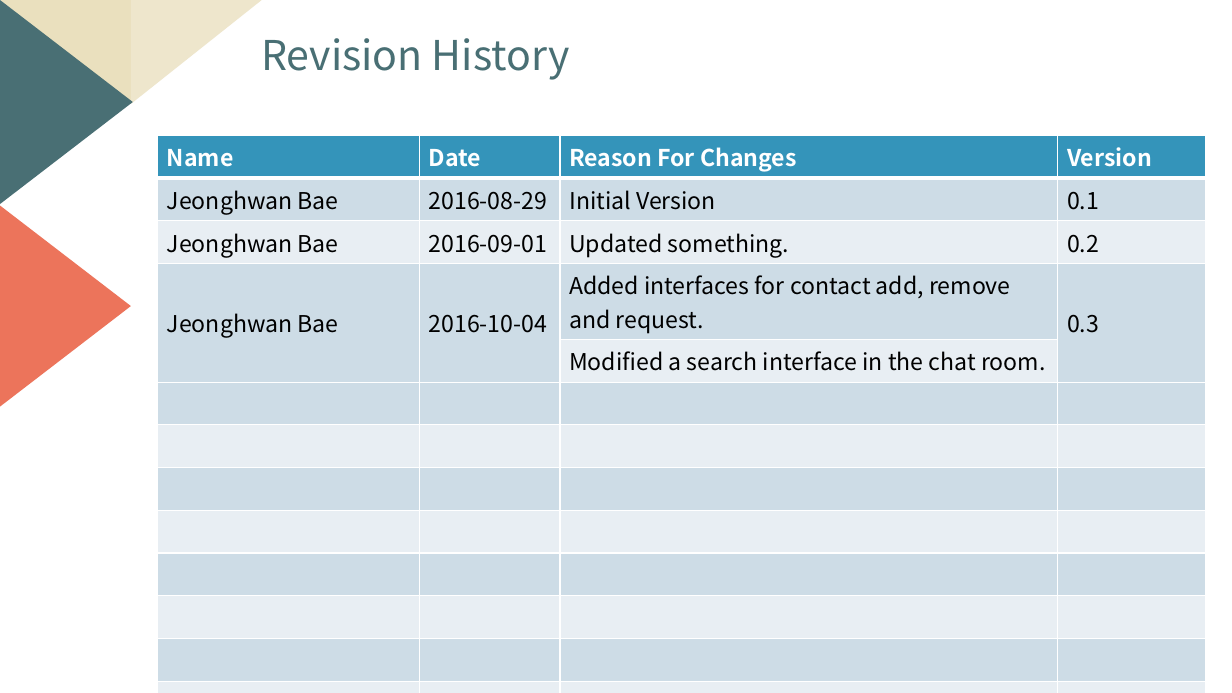
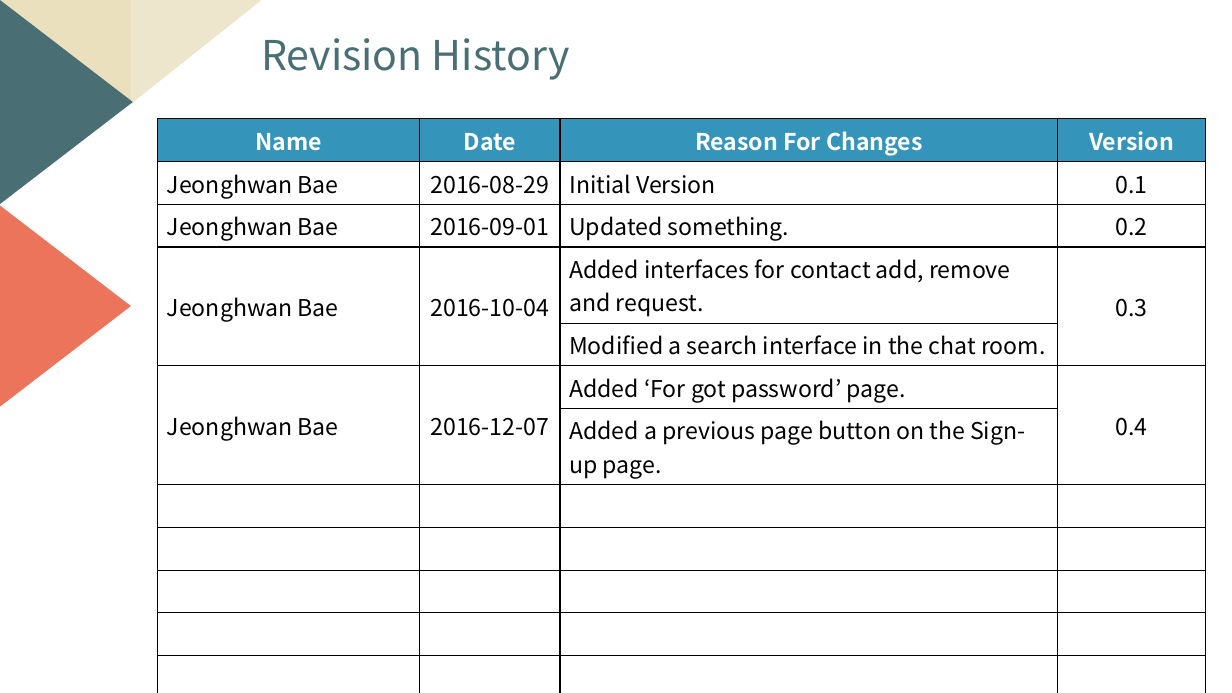
Before and after one commit to jhbaessi/coffee_beans, a slide deck: slide 3 of docs/GUI_Design_Concepts.pptx. Drawn at 1232x693 pixels with LibreOffice and Linux fonts; fonts in the diff are those of the drawing. Boxes give left, top, right and bottom in pixels: in the first picture for what was removed or moved away, otherwise in the second. Text is boxed around its words. In the diff, an @@ line names an element or a change of style, - is before the commit and + after.

Commit message:
Add 'For got password' page

```diff
--- a/docs/GUI_Design_Concepts.pptx
+++ b/docs/GUI_Design_Concepts.pptx
@@ table at (158, 119, 1205, 670) @@
+row 6: Jeonghwan Bae | 2016-12-07 | Added ‘For got password’ page. | 0.4
+row 7:  |  | Added a previous page button on the Sign-up page. | 
-row 12:  |  |  | 
-row 13:  |  |  | 
@@ fill #CEDCE7 to none in 12 cells @@
@@ fill #E8EEF3 to none in 6 cells @@
@@ alignment left to centre @@
@@ borders changed @@
@@ table: place and size @@
-table at (158, 135, 1205, 686)
+table at (158, 119, 1205, 670)
```
Also in this commit, not shown: 2 other slides changed, 2 slides added.
